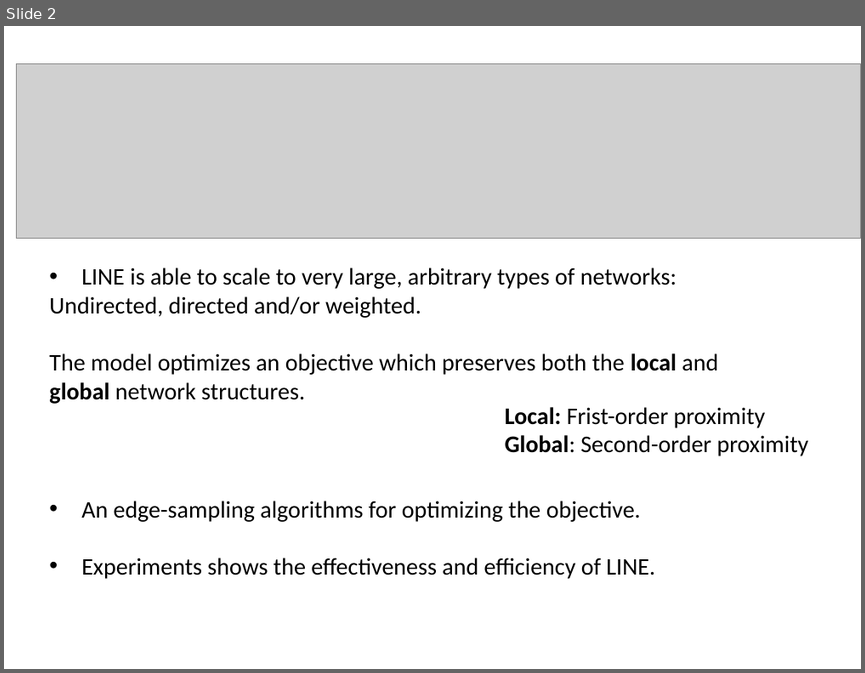
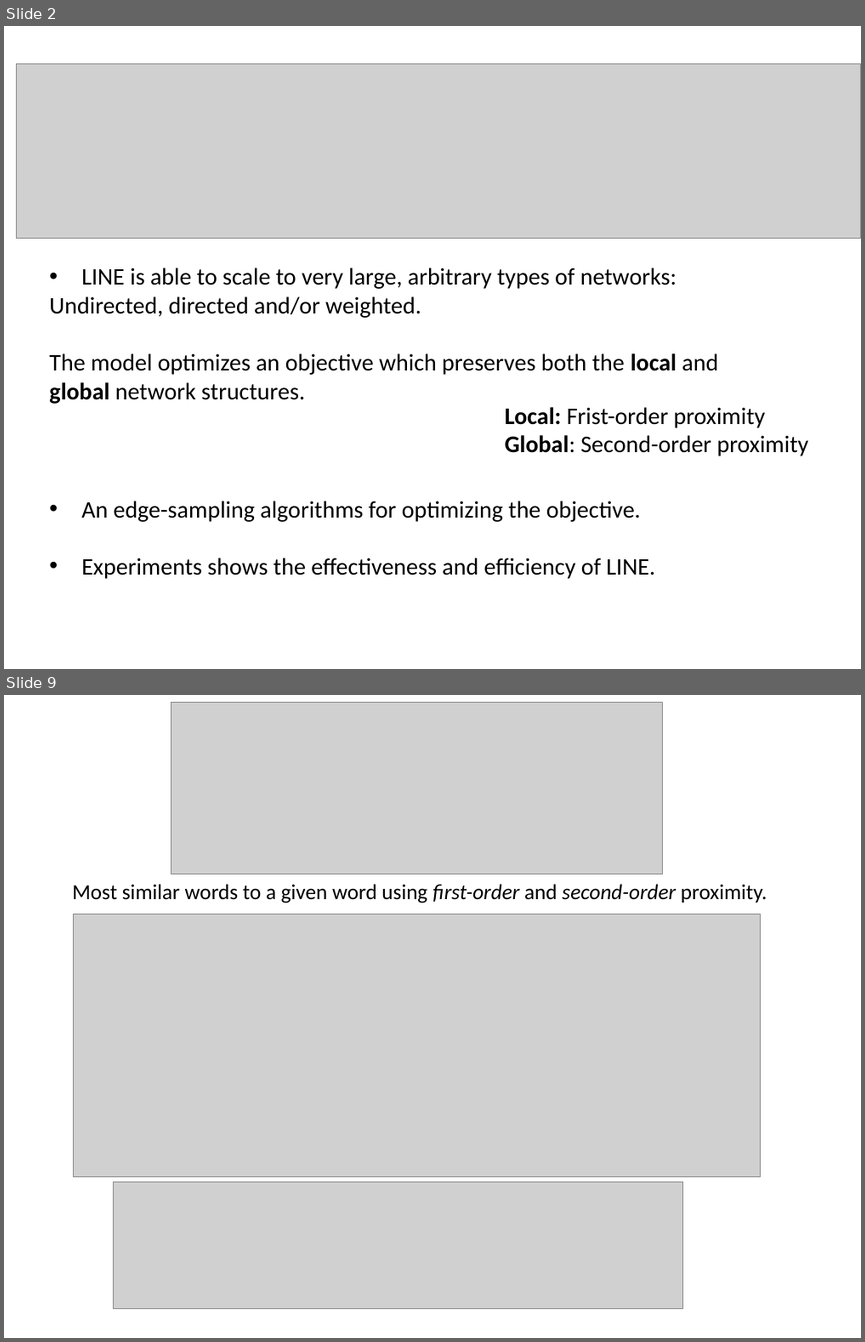
Before and after one commit to Tigerrr07/GNN-tiger, a slide deck: 3_LINE/LINE.pptx. Shown one above the other, each under a label of ours: slide 2 before the commit, slides 2 and 9 after it; the slides between them are not shown. The pictures are 865x673 and 865x1342 pixels, drawn with LibreOffice and Linux fonts; fonts in the diff are those of the drawing; grey boxes stand for pictures. Boxes give left, top, right and bottom in pixels: in the first picture for what was removed or moved away, otherwise in the second. Text is boxed around its words. In the diff, an @@ line names an element or a change of style, - is before the commit and + after.

```diff
--- a/3_LINE/LINE.pptx
+++ b/3_LINE/LINE.pptx
@@ slide 9 added at (4,695,861,1338), background #FFFFFF @@
@@ picture added at (171,703,662,874) @@
@@ text added at (72,884,766,903), 18 pt, text #000000 @@
+Most similar words to a given word using first-order and second-order proximity.
@@ picture added at (74,914,760,1176) @@
@@ picture added at (113,1182,682,1308) @@
```
Also in this commit, not shown: 2 slides changed, 4 other slides added, 3 other files.
